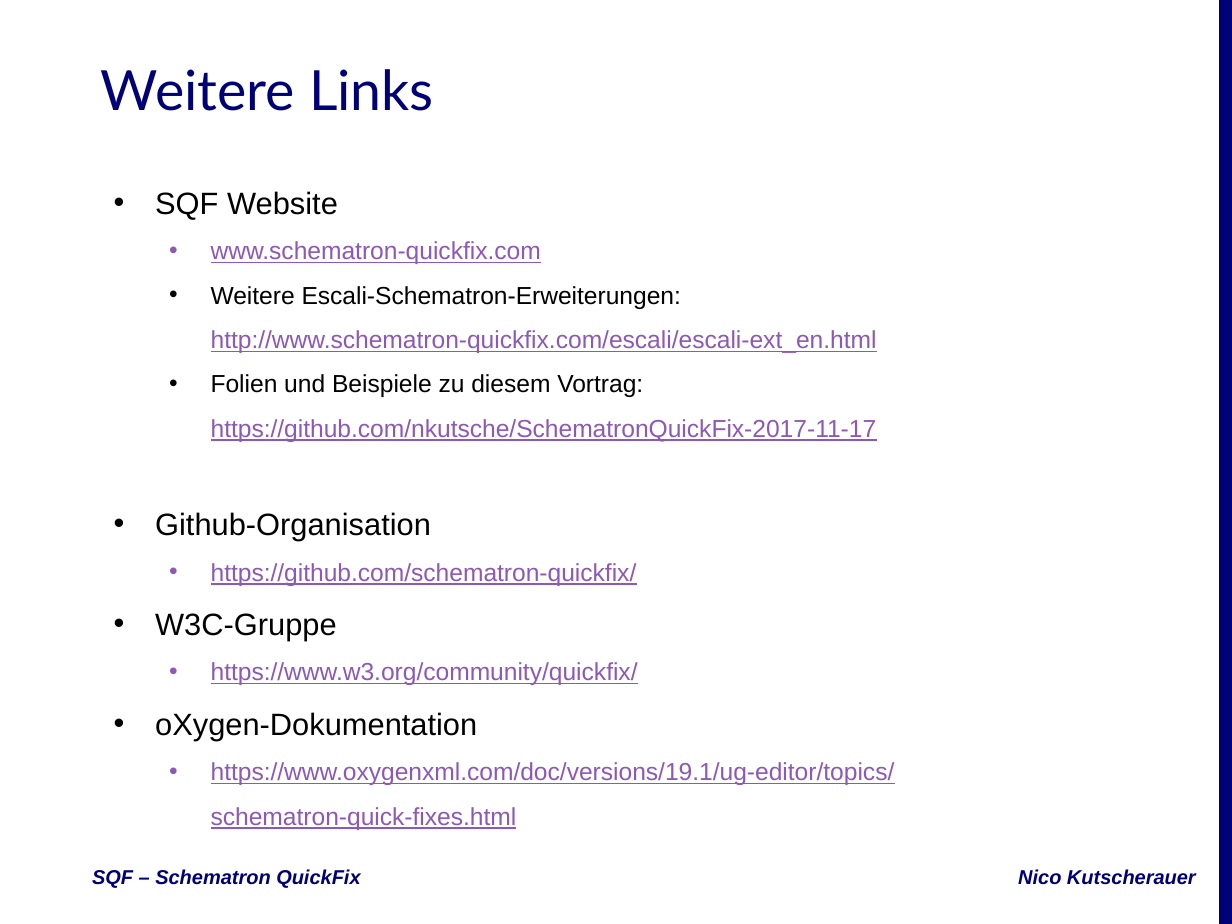
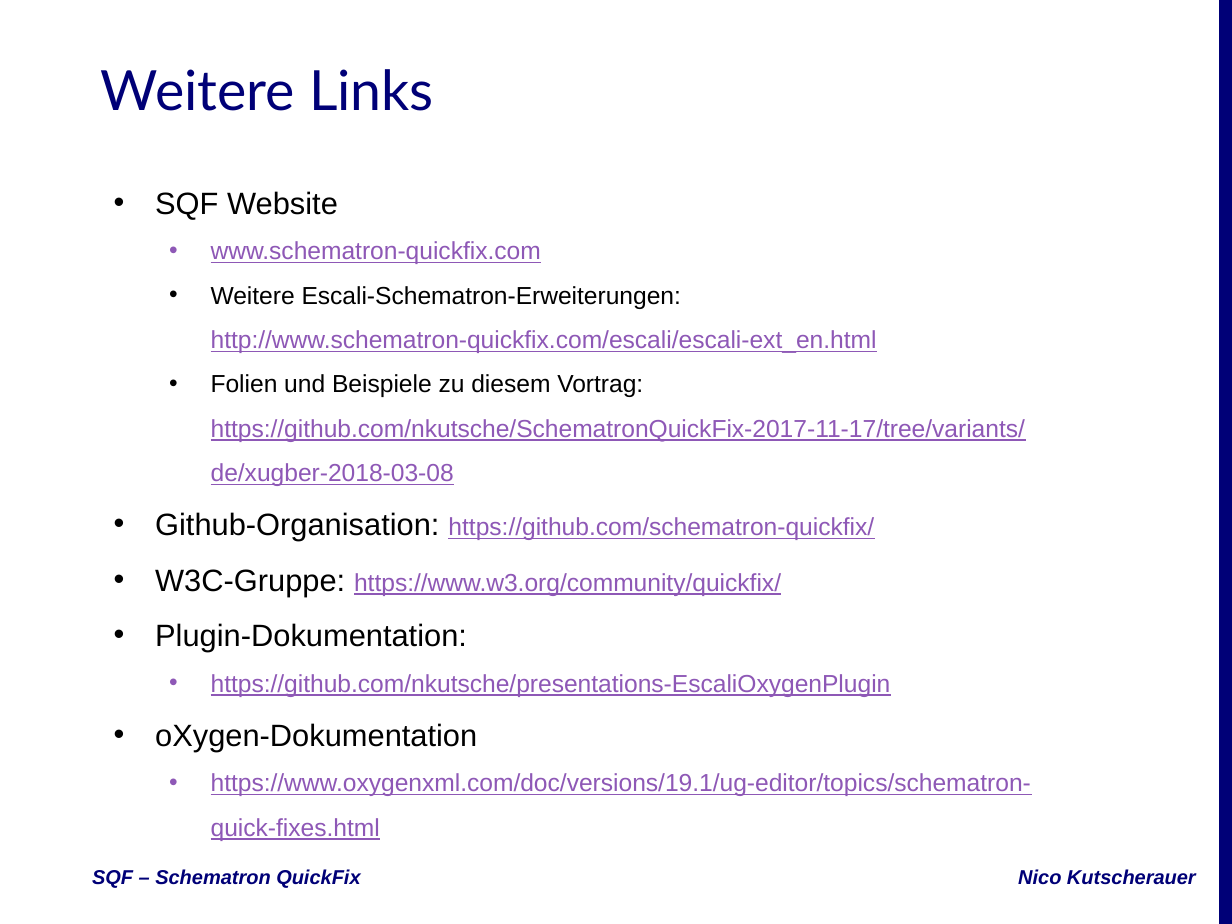
Before and after one commit to nkutsche/SchematronQuickFix-2017-11-17, a slide deck: slide 42 of SQF-Escali.pptx. Drawn at 1232x924 pixels with LibreOffice and Linux fonts; fonts in the diff are those of the drawing; background and template pictures are left out. Boxes give left, top, right and bottom in pixels: in the first picture for what was removed or moved away, otherwise in the second. Text is boxed around its words. In the diff, an @@ line names an element or a change of style, - is before the commit and + after.

Commit message:
Last slides update

```diff
--- a/SQF-Escali.pptx
+++ b/SQF-Escali.pptx
@@ subtitle at bbox=[155, 374, 1025, 697]: text changed @@
-  • Folien und Beispiele zu diesem Vortrag:
-    https://github.com/nkutsche/SchematronQuickFix-2017-11-17
-• Github-Organisation
-  • https://github.com/schematron-quickfix/
-• W3C-Gruppe
-  • https://www.w3.org/community/quickfix/
+  • Folien und Beispiele zu diesem Vortrag:
+    https://github.com/nkutsche/SchematronQuickFix-2017-11-17/tree/variants/de/xugber-2018-03-08
+• Github-Organisation: https://github.com/schematron-quickfix/
+• W3C-Gruppe: https://www.w3.org/community/quickfix/
+• Plugin-Dokumentation:
+  • https://github.com/nkutsche/presentations-EscaliOxygenPlugin
```
Also in this commit, not shown: 5 other slides changed.
